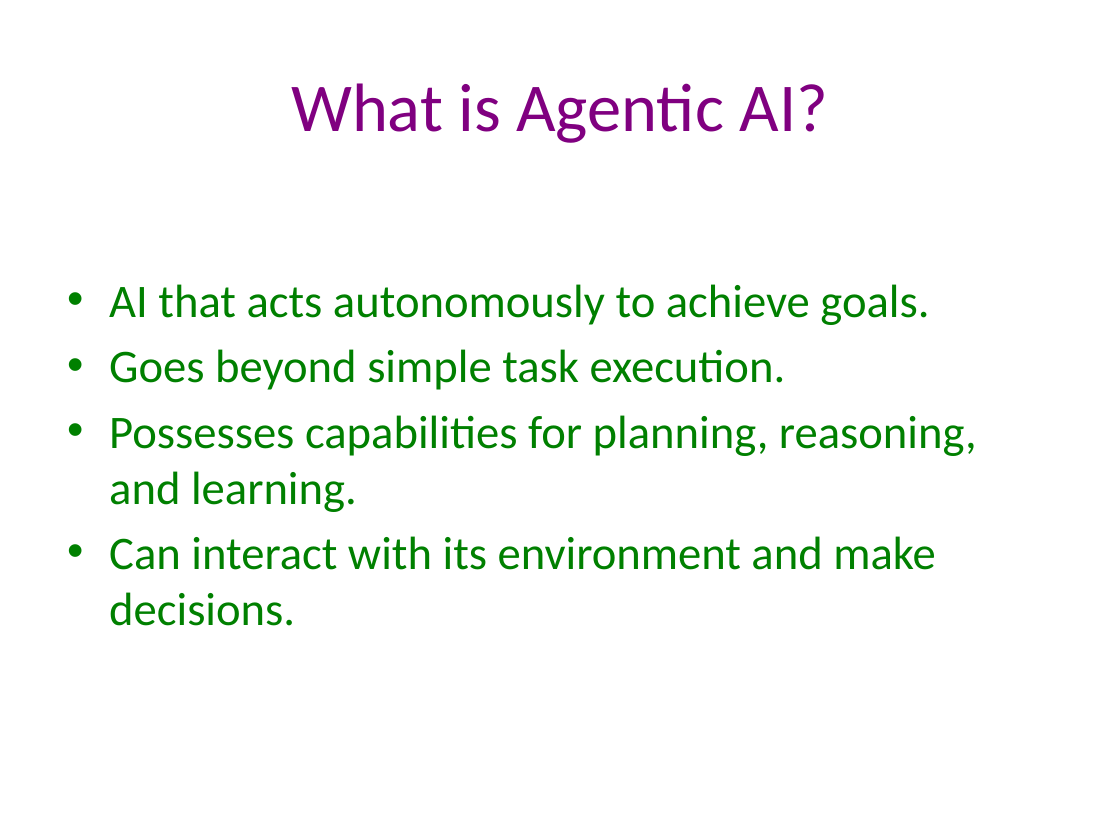
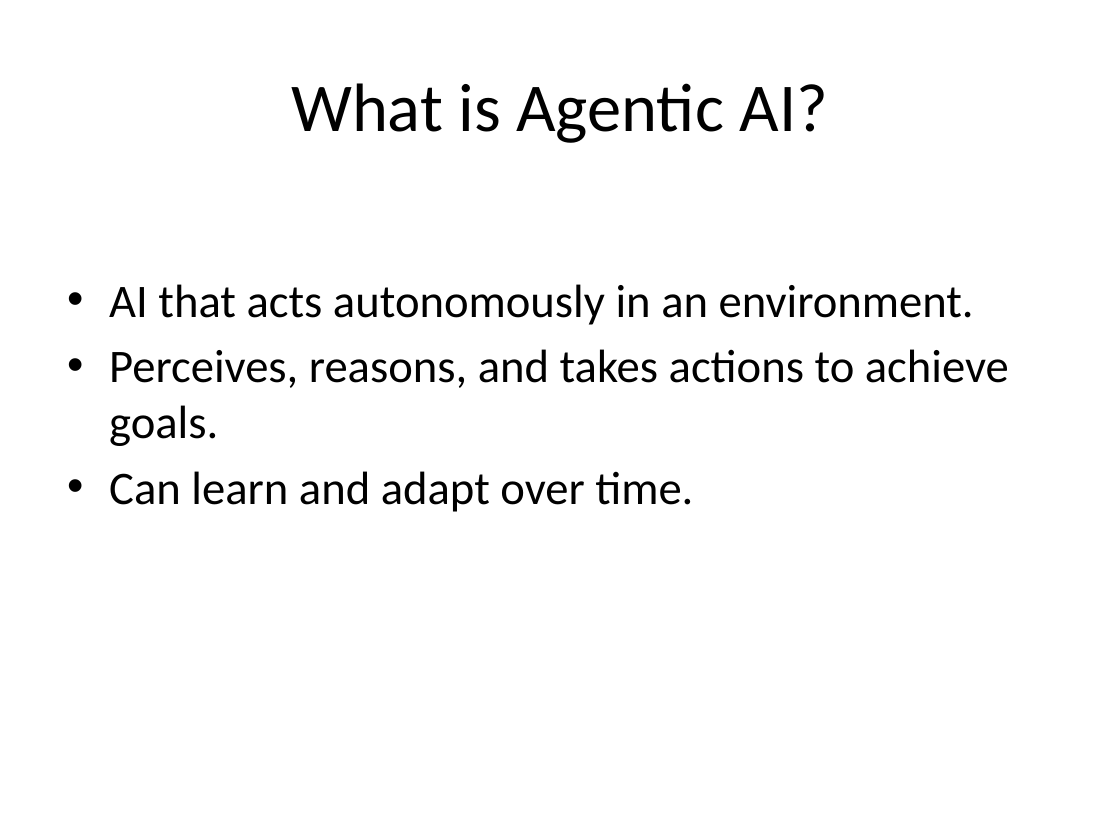
Before and after one commit to Anish-CodeDev/Desktop_AI_Agent, a slide deck: slide 2 of presentation.pptx (slide 1 before the commit). Drawn at 1120x840 pixels with LibreOffice and Linux fonts; fonts in the diff are those of the drawing. Boxes give left, top, right and bottom in pixels: in the first picture for what was removed or moved away, otherwise in the second. Text is boxed around its words. In the diff, an @@ line names an element or a change of style, - is before the commit and + after.

```diff
--- a/presentation.pptx
+++ b/presentation.pptx
@@ title "What is Agentic AI?" at (x1=291, y1=83, x2=827, y2=143): text colour #800080 to #000000 @@
@@ text at (x1=109, y1=284, x2=1009, y2=512): text changed; text colour #008000 to #000000 @@
-• AI that acts autonomously to achieve goals.
-• Goes beyond simple task execution.
-• Possesses capabilities for planning, reasoning, and learning.
-• Can interact with its environment and make decisions.
+• AI that acts autonomously in an environment.
+• Perceives, reasons, and takes actions to achieve goals.
+• Can learn and adapt over time.
```
Also in this commit, not shown: 8 other slides changed, 1 slide removed, 7 other files.
